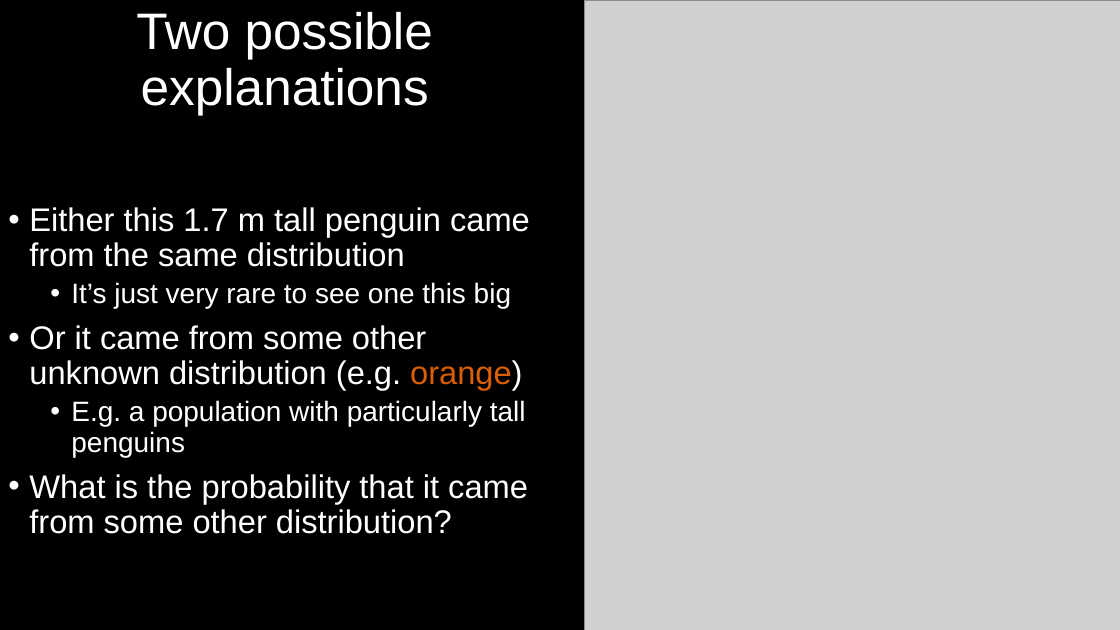
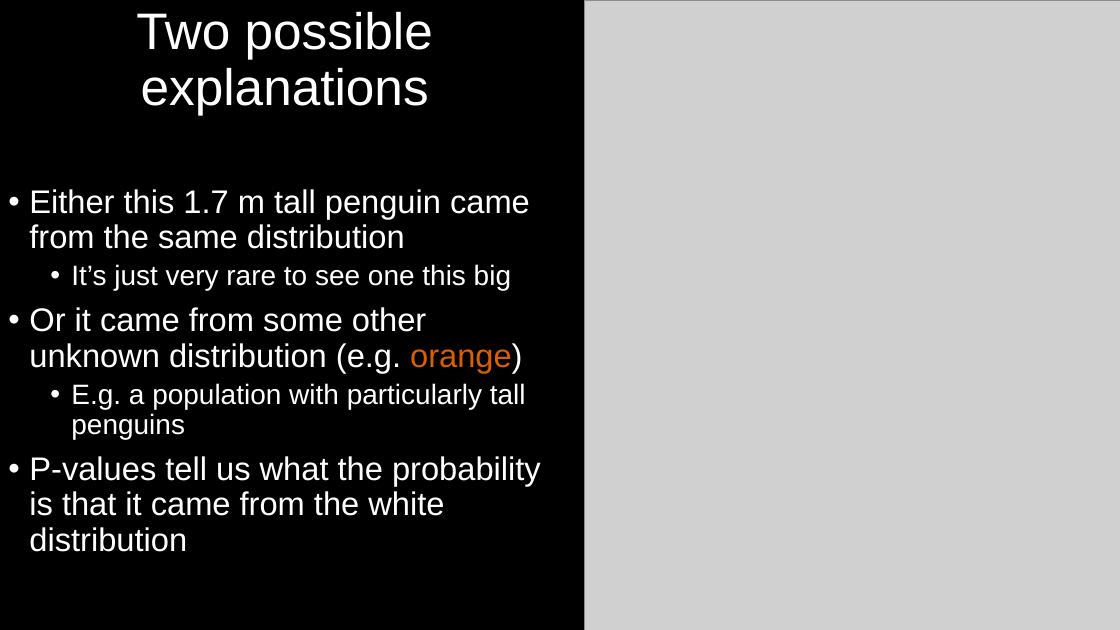
Before and after one commit to DeonRoos/stats-for-biologists, a slide deck: slide 13 of Lectures/Lecture 09.1 NHST.pptx (slide 15 before the commit). Drawn at 1120x630 pixels with LibreOffice and Linux fonts; fonts in the diff are those of the drawing; grey boxes stand for pictures. Boxes give left, top, right and bottom in pixels: in the first picture for what was removed or moved away, otherwise in the second. Text is boxed around its words. In the diff, an @@ line names an element or a change of style, - is before the commit and + after.

```diff
--- a/Lectures/Lecture 09.1 NHST.pptx
+++ b/Lectures/Lecture 09.1 NHST.pptx
@@ text at bbox=[29, 456, 541, 552]: text changed @@
-• What is the probability that it came from some other distribution?
+• P-values tell us what the probability is that it came from the white distribution
```
Also in this commit, not shown: 7 other slides changed, 1 slide added, 3 slides removed, 13 other files.
